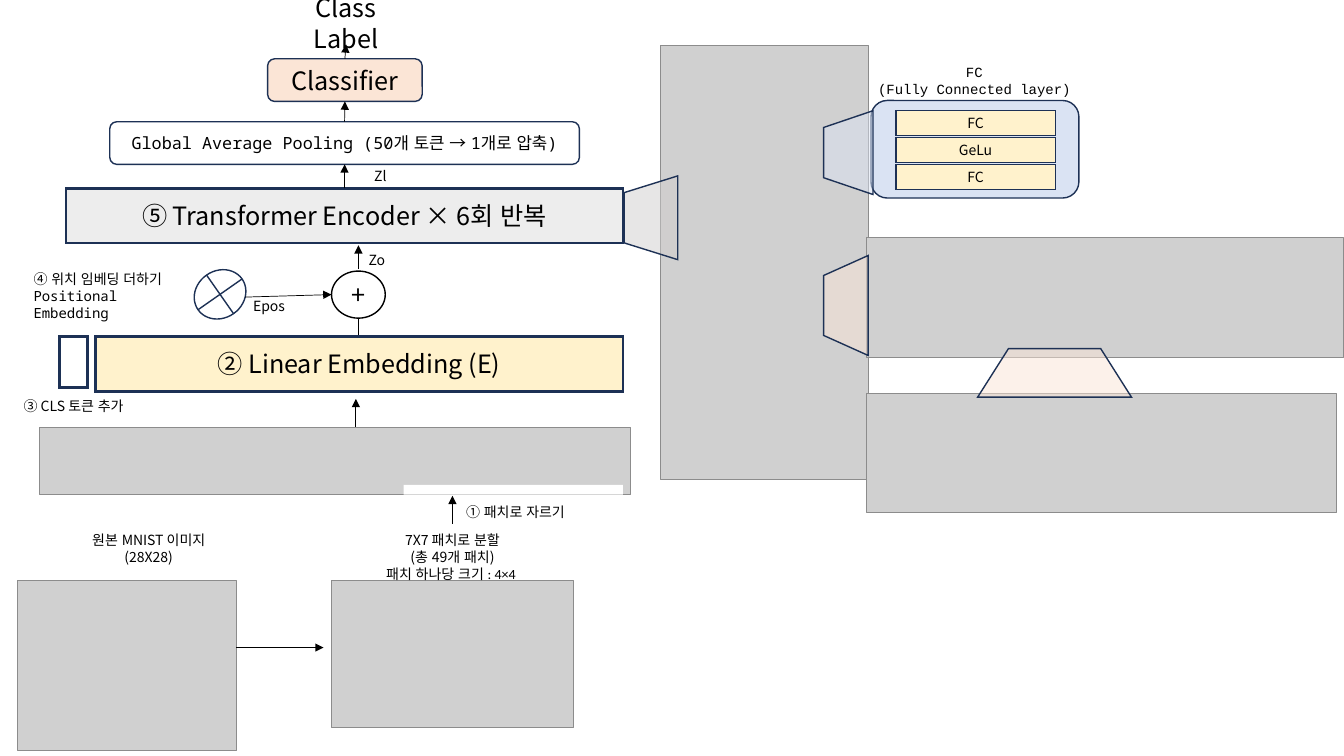
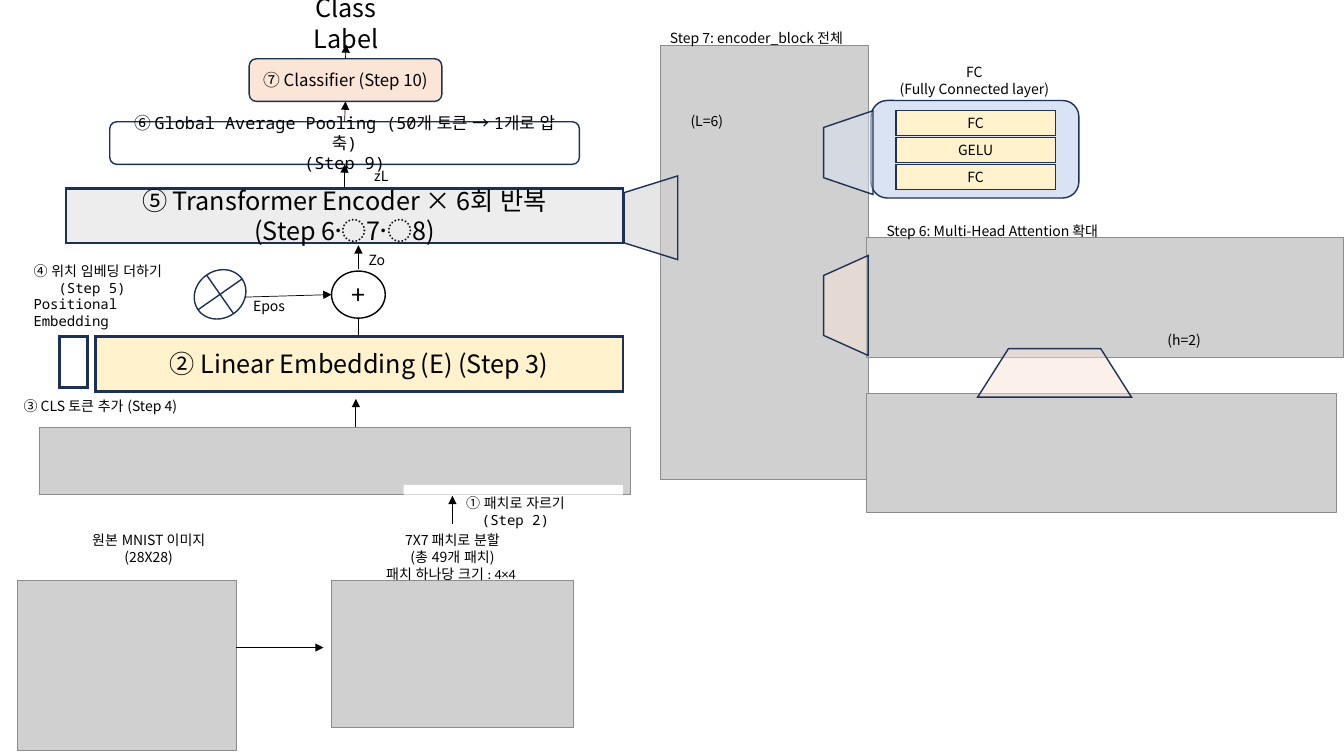
Before and after one commit to bluesky2040/ViT_20260817, a slide deck: slide 3 of ViT.pptx. Drawn at 1344x756 pixels with LibreOffice and Linux fonts; fonts in the diff are those of the drawing; grey boxes stand for pictures. Boxes give left, top, right and bottom in pixels: in the first picture for what was removed or moved away, otherwise in the second. Text is boxed around its words. In the diff, an @@ line names an element or a change of style, - is before the commit and + after.

```diff
--- a/ViT.pptx
+++ b/ViT.pptx
@@ rounded rectangle "⑦ Classifier (Step 10)": place and size @@
-rounded rectangle "⑦ Classifier (Step 10)" at (268, 58, 422, 101)
+rounded rectangle "⑦ Classifier (Step 10)" at (249, 58, 442, 101)
@@ text added at (670, 31, 843, 47), 10 pt, text #000000 @@
+Step 7: encoder_block 전체
@@ text in rounded rectangle at (263, 72, 427, 90): text changed; size 18 to 12 pt @@
-Classifier
+⑦ Classifier (Step 10)
@@ text "FC" at (900, 66, 1049, 98): font Courier New to Noto Sans CJK KR @@
@@ text in rounded rectangle at (134, 114, 555, 175): text changed @@
-Global Average Pooling (50개 토큰 → 1개로 압축)
+⑥ Global Average Pooling (50개 토큰 → 1개로 압축)
+(Step 9)
@@ text added at (691, 114, 723, 129), 10 pt, text #000000 @@
+(L=6)
@@ text in rectangle at (958, 144, 993, 155): text changed @@
-GeLu
+GELU
@@ text at (374, 167, 388, 181): text changed @@
-Zl
+zL
@@ text in rectangle at (254, 219, 434, 247): paragraph added @@
+(Step 6〮7〮8)
@@ text added at (887, 222, 1098, 240), 10 pt, text #000000 @@
+Step 6: Multi-Head Attention 확대
@@ text "④ 위치 임베딩 더하기": place and size @@
-text "④ 위치 임베딩 더하기" at (34, 272, 162, 322)
+text "④ 위치 임베딩 더하기" at (34, 264, 162, 330)
@@ text at (59, 283, 126, 297): paragraph added @@
+(Step 5)
@@ text in rectangle at (170, 351, 548, 380): text changed @@
-② Linear Embedding (E)
+② Linear Embedding (E) (Step 3)
@@ text added at (1167, 334, 1200, 348), 10 pt, text #000000 @@
+(h=2)
@@ text at (24, 399, 177, 415): text changed @@
-③ CLS 토큰 추가
+③ CLS 토큰 추가 (Step 4)
@@ text at (466, 496, 565, 529): text changed @@
-① 패치로 자르기
+① 패치로 자르기 (Step 2)
```
Also in this commit, not shown: 1 slide added.
